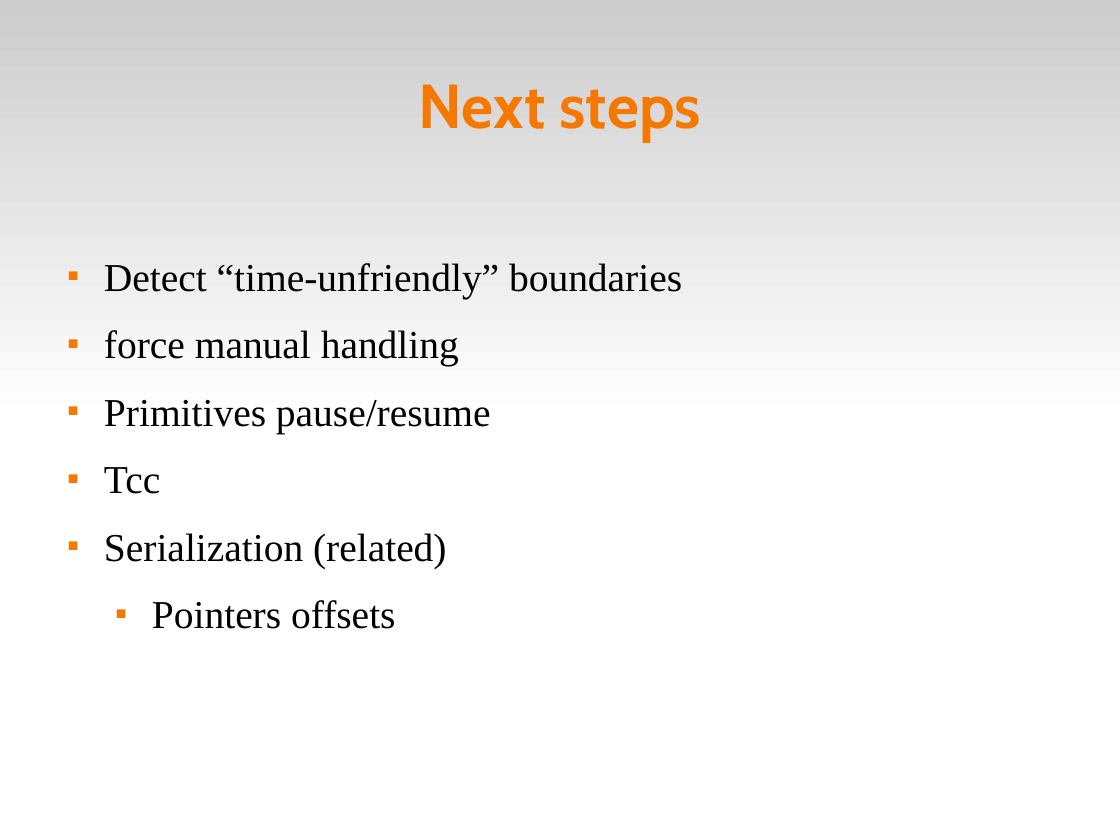
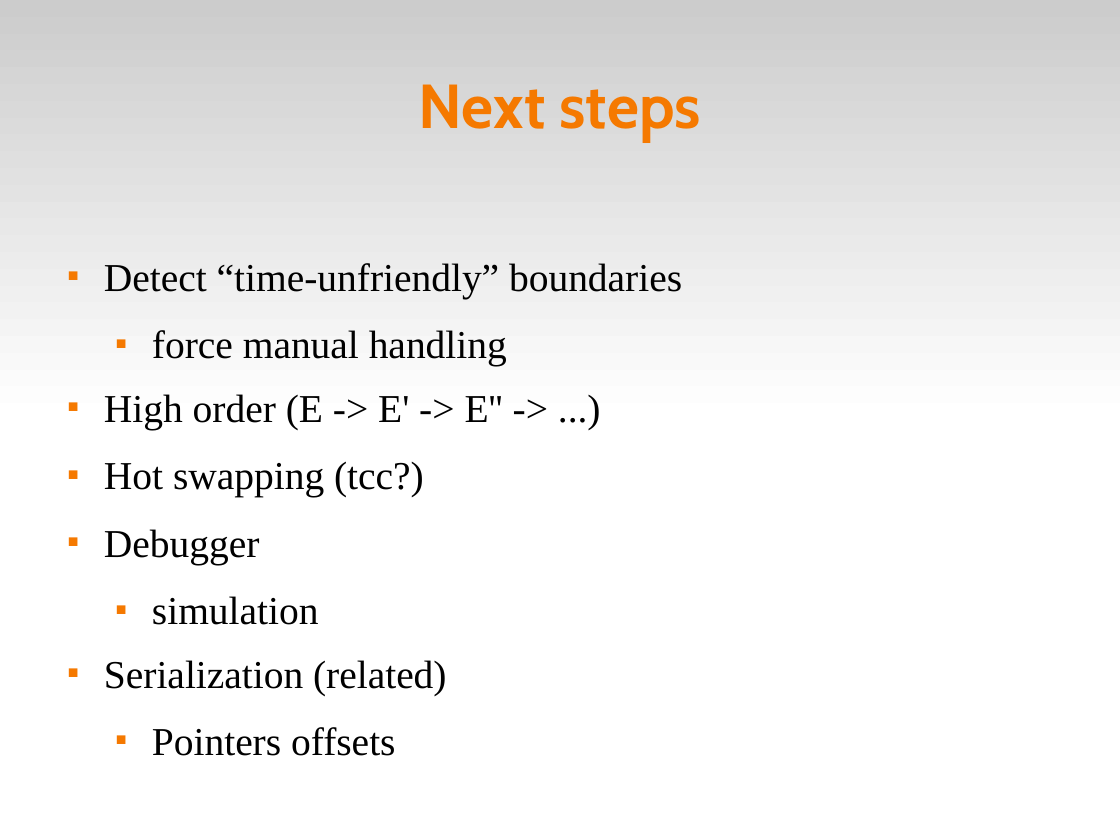
Before and after one commit to fsantanna-no/ceu-docs, a slide deck: slide 15 of TM/ceu_tm.odp (slide 14 before the commit). Drawn at 1120x840 pixels with LibreOffice and Linux fonts; fonts in the diff are those of the drawing. Boxes give left, top, right and bottom in pixels: in the first picture for what was removed or moved away, otherwise in the second. Text is boxed around its words. In the diff, an @@ line names an element or a change of style, - is before the commit and + after.

```diff
--- a/TM/ceu_tm.odp
+++ b/TM/ceu_tm.odp
@@ text at (x1=152, y1=330, x2=507, y2=367): list level 1 to 2 in "force manual handling" @@
@@ text at (x1=104, y1=394, x2=503, y2=625): text changed @@
-■ Primitives pause/resume
-■ Tcc
+■ High order (E -> E' -> E'' -> ...)
+■ Hot swapping (tcc?)
+■ Debugger
+  ■ simulation
```
Also in this commit, not shown: 9 other slides changed, 4 slides added, 3 slides removed, 7 other files.
